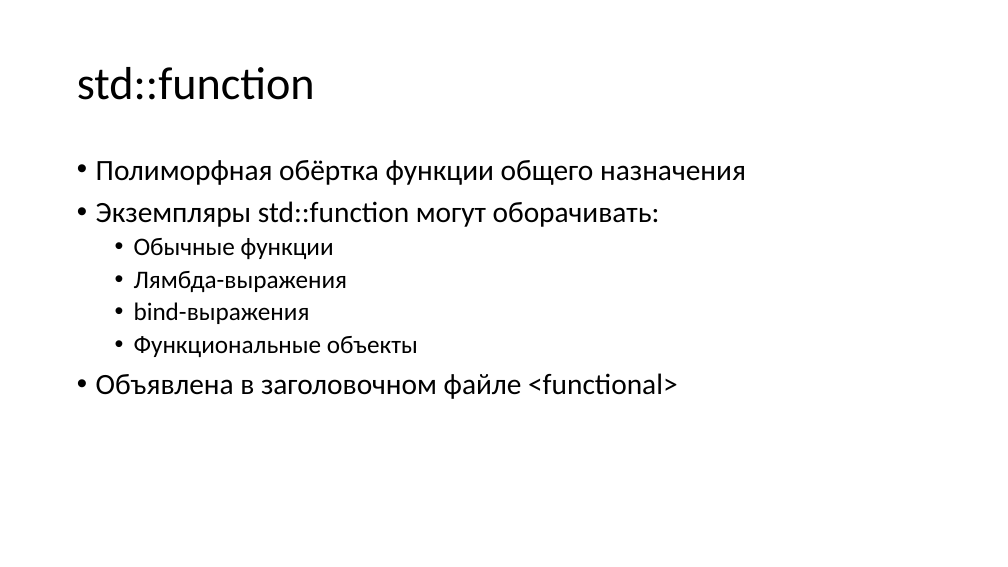
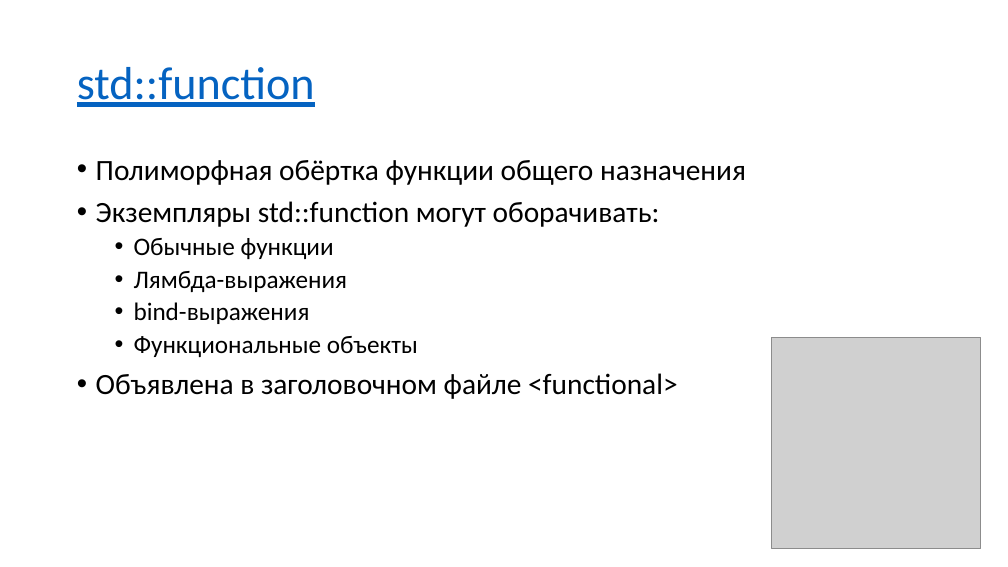
Before and after one commit to alexey-malov/oop, a slide deck: slide 57 of lectures/01/Стандартная библиотека.pptx (slide 50 before the commit). Drawn at 1008x567 pixels with LibreOffice and Linux fonts; fonts in the diff are those of the drawing; grey boxes stand for pictures. Boxes give left, top, right and bottom in pixels: in the first picture for what was removed or moved away, otherwise in the second. Text is boxed around its words. In the diff, an @@ line names an element or a change of style, - is before the commit and + after.

```diff
--- a/lectures/01/Стандартная библиотека.pptx
+++ b/lectures/01/Стандартная библиотека.pptx
@@ title "std::function" at [77,67,315,107]: text colour #000000 to #0563C1, underline on @@
@@ picture added at [772,337,981,549] @@
```
Also in this commit, not shown: 8 other slides changed, 11 slides added, 2 slides removed.
